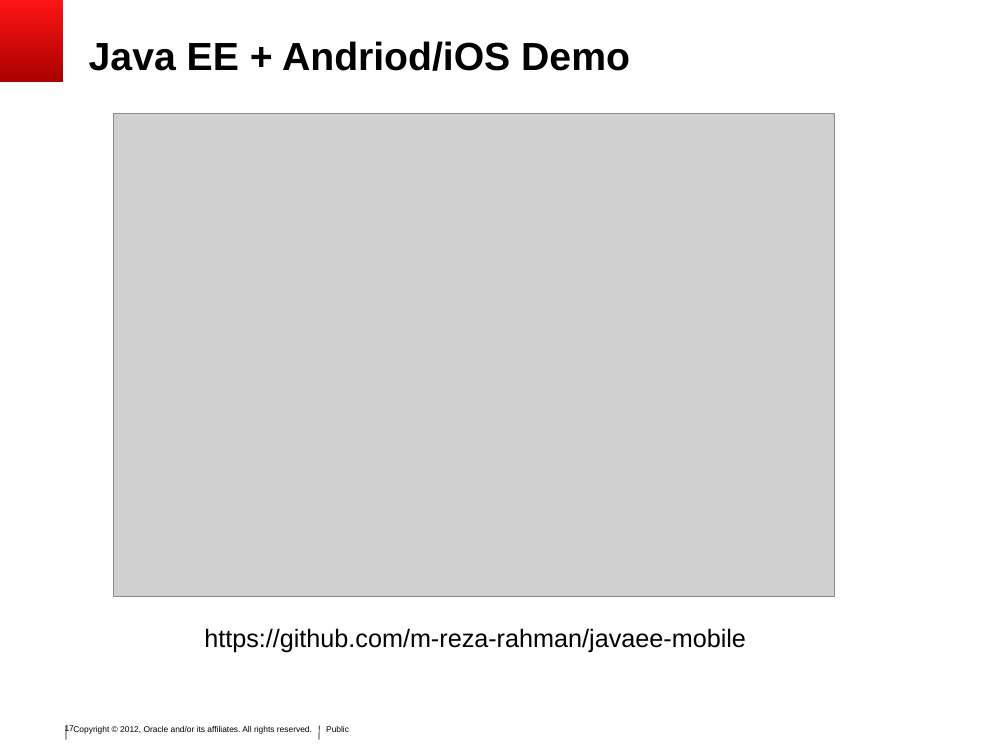
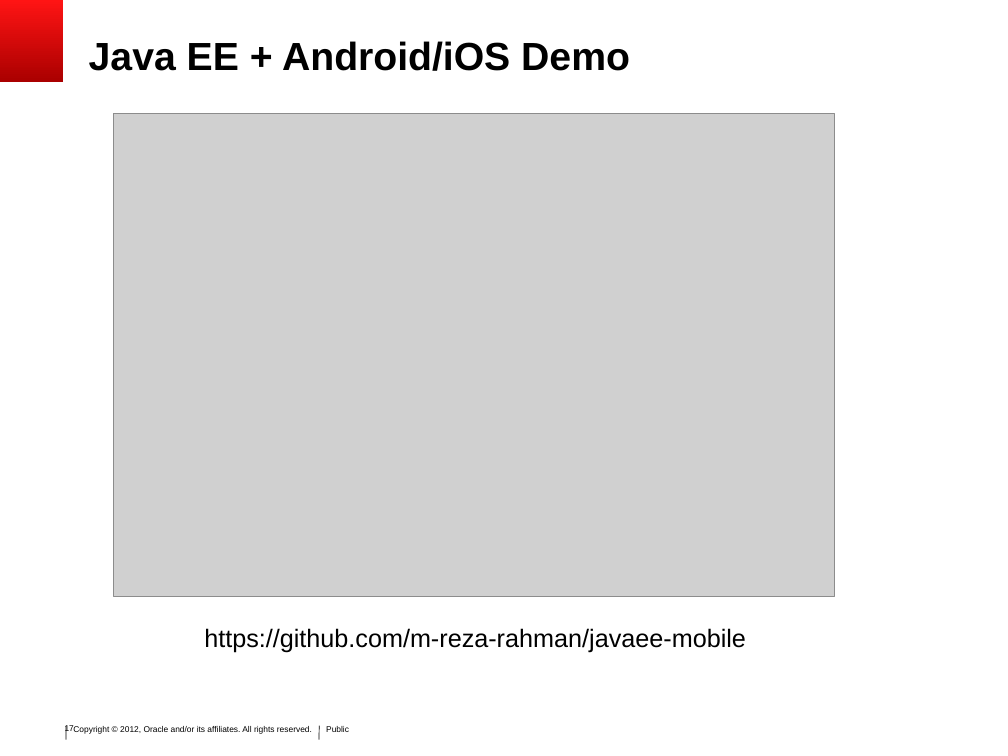
Before and after one commit to SoryBalde/javaee-mobile, a slide deck: slide 17 of javaee_mobile.ppt. Drawn at 1008x756 pixels with LibreOffice and Linux fonts; fonts in the diff are those of the drawing; grey boxes stand for pictures; background and template pictures are left out. Boxes give left, top, right and bottom in pixels: in the first picture for what was removed or moved away, otherwise in the second. Text is boxed around its words. In the diff, an @@ line names an element or a change of style, - is before the commit and + after.

```diff
--- a/javaee_mobile.ppt
+++ b/javaee_mobile.ppt
@@ title at (x1=89, y1=41, x2=630, y2=71): text changed @@
-Java EE + Andriod/iOS Demo
+Java EE + Android/iOS Demo
```
Also in this commit, not shown: 1 other slide changed, 3 other files.
